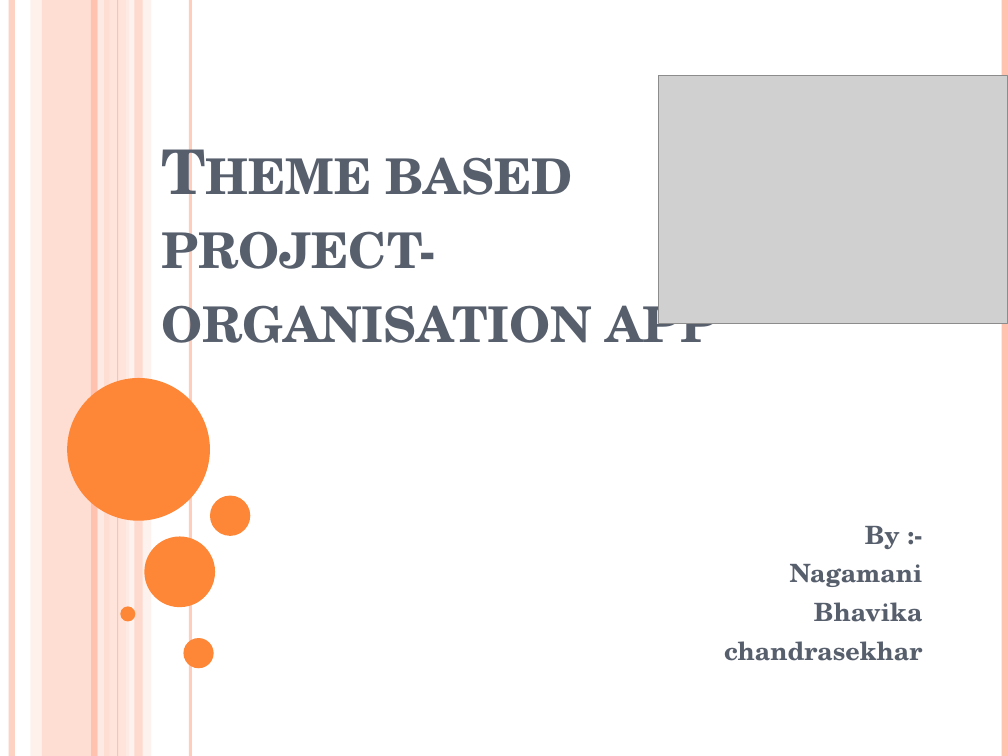
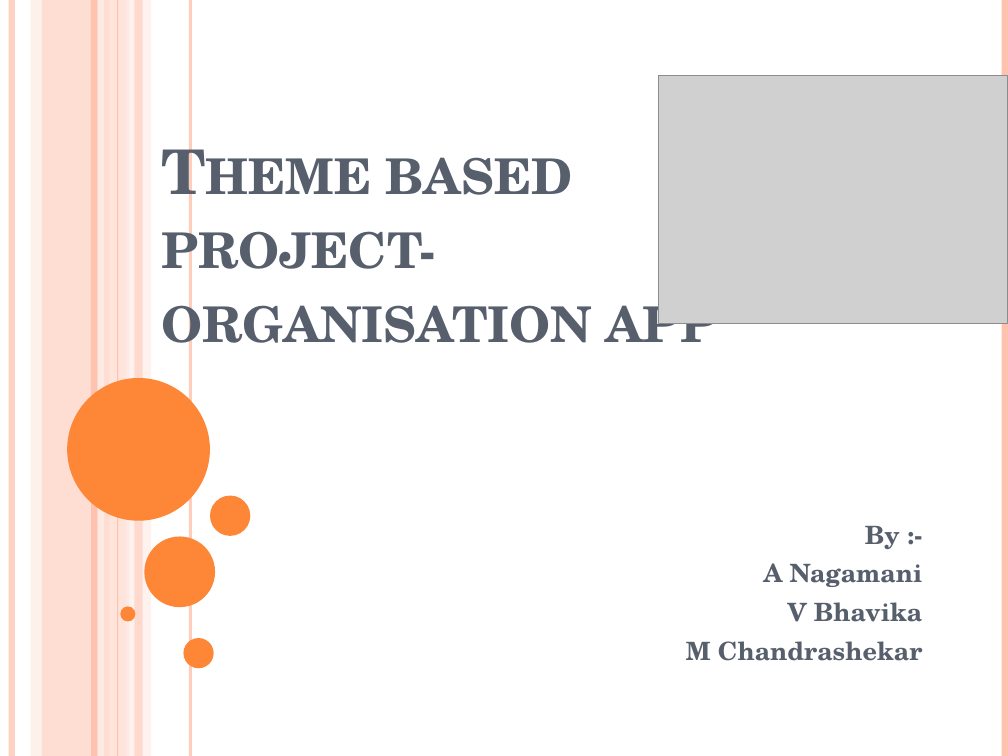
Before and after one commit to bhavikavanka/theme-based-project, a slide deck: slide 1 of Theme based project- organisation app.pptm. Drawn at 1008x756 pixels with LibreOffice and Linux fonts; fonts in the diff are those of the drawing; grey boxes stand for pictures. Boxes give left, top, right and bottom in pixels: in the first picture for what was removed or moved away, otherwise in the second. Text is boxed around its words. In the diff, an @@ line names an element or a change of style, - is before the commit and + after.

```diff
--- a/Theme based project- organisation app.pptm
+++ b/Theme based project- organisation app.pptm
@@ subtitle at [686,563,923,661]: text changed @@
-Nagamani
-Bhavika
-chandrasekhar
+A Nagamani
+V Bhavika
+M Chandrashekar
```
Also in this commit, not shown: 2 other slides changed, 3 slides added.
